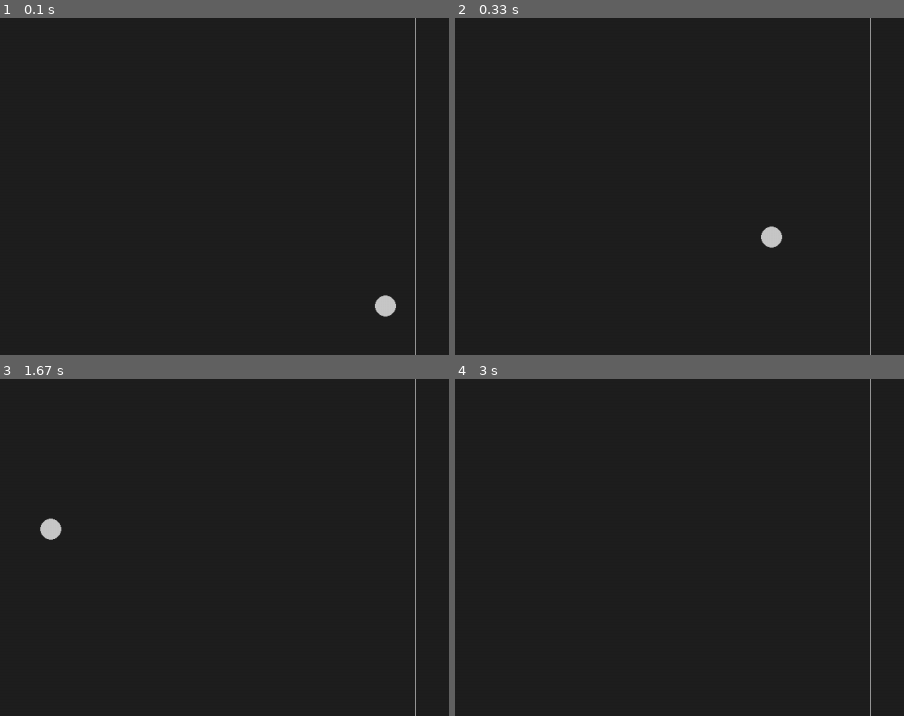
Above: before the commit, frames 1-4 (two rows, left to right).
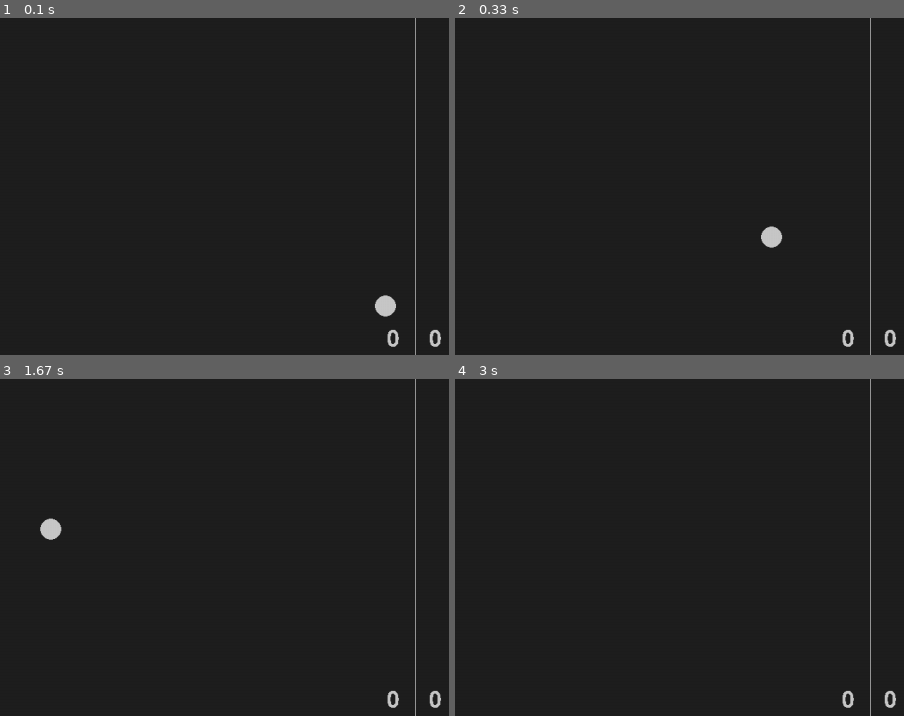
Above: after the commit, the same moments.

Repository: maiconwa/pygame-pong
Game: pygame game, started from main.py
The game is run twice, just before and just after one commit, with the same random seed, the same clock (stepped at 60 frames per second) and the same inputs.
Inputs:
- Up to frame 1 (0.1 s): no input
- Up to frame 2 (0.33 s): no input
- Up to frame 3 (1.67 s): hold Up 0.33-0.8 s; hold Down 0.83-1.13 s; hold Up 1.17-1.53 s; hold Down from 1.57 s (still down)
- Up to frame 4 (3 s): release Down at 1.93 s; hold Up 1.97-2.27 s; hold Down 2.3-2.6 s; hold Up from 2.63 s (still down)
The pictures show only the part of the screen within x 4-54%, y 3-53%; the shares and areas given below are measured in that part.

The runs differ from the first frame. In frame 1, 0.2% of the frame differs, in the area x 86-99%, y 92-98%; in frame 2, 0.2%; in frame 3, 0.2%; in frame 4, 0.2%.

Commit message:
add score

Diff:
--- a/main.py
+++ b/main.py
@@ -5,14 +5,21 @@
 
 # animation function
 def ball_animation():
-    global ball_speed_x, ball_speed_y
+    global ball_speed_x, ball_speed_y, player_score, cpu_opponent_score
+
     # game object move
     ball.x += ball_speed_x
     ball.y += ball_speed_y
 
     if ball.top <= 0 or ball.bottom >= screen_height:
         ball_speed_y *= -1
-    if ball.left <= 0 or ball.right >= screen_width:
+
+    if ball.left <= 0:
+        player_score += 1
+        ball_restart()
+
+    if ball.right >= screen_width:
+        cpu_opponent_score += 1
         ball_restart()
 
     # game collision
@@ -71,6 +78,11 @@
 player_speed = 0
 cpu_opponent_speed = 7
 
+# text
+player_score = 0
+cpu_opponent_score = 0
+game_font = pygame.font.Font("freesansbold.ttf", 32)
+
 # runs the game
 while True:
     # input handler
@@ -105,6 +117,13 @@
     pygame.draw.ellipse(screen, light_grey, ball)
     pygame.draw.aaline(screen, light_grey, (screen_width / 2, 0), (screen_width / 2, screen_height))
 
+    # score
+    player_text = game_font.render(f"{player_score}", False, light_grey)
+    screen.blit(player_text, (660, 470))
+
+    cpu_opponent_text = game_font.render(f"{cpu_opponent_score}", False, light_grey)
+    screen.blit(cpu_opponent_text, (600, 470))
+
     # update window
     pygame.display.flip()
     clock.tick(60)
Binary file added: requirements.txt
